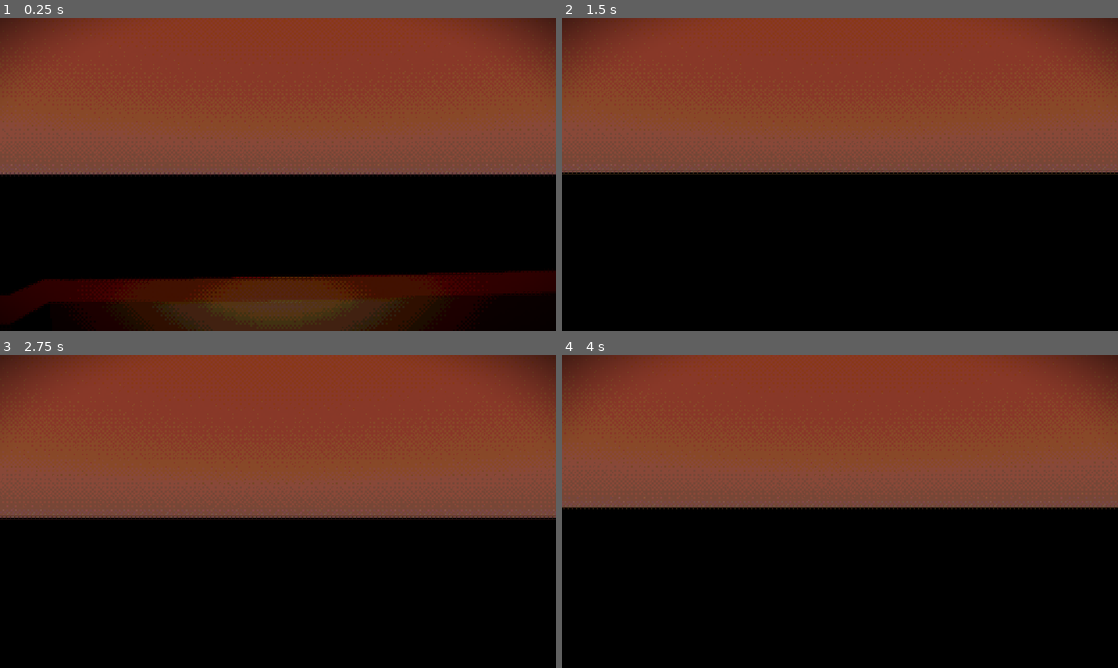
Above: before the commit, frames 1-4 (two rows, left to right).
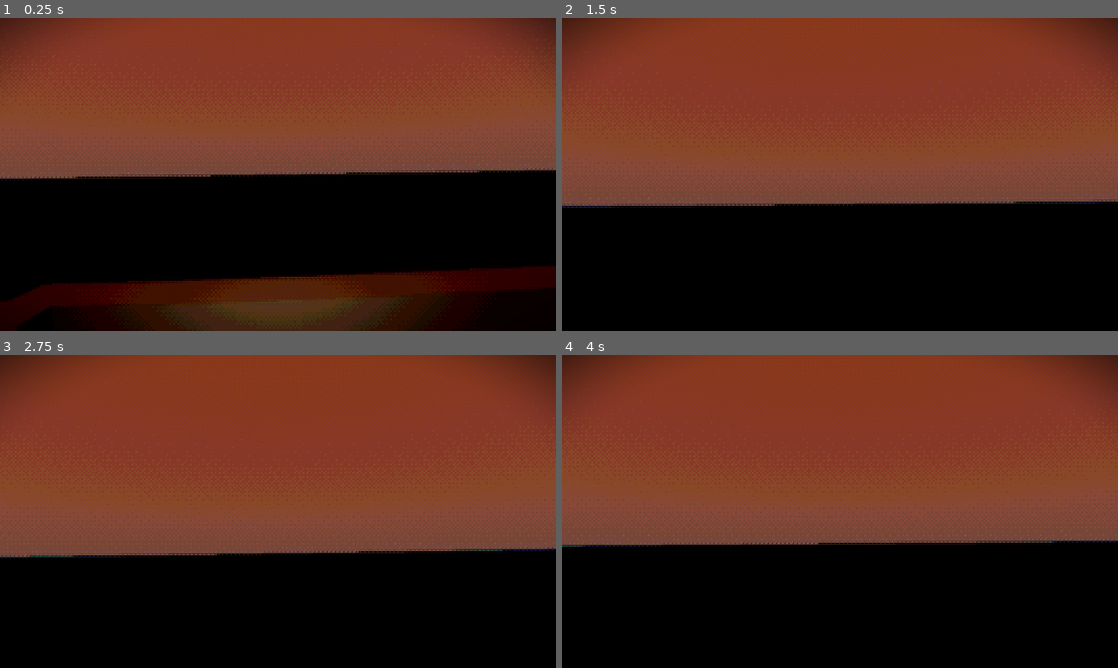
Above: after the commit, the same moments.

Repository: Floorban/HorrorBalloon
Game: Godot game, scene res://Game/World/main.tscn
Two runs of this game, one before a commit and one after it. Both use one fixed random seed, a clock stepped at 60 frames per second and the inputs below.
Inputs (mouse positions are in pixels of both pictures, inside the frame that each line leads up to):
- Up to frame 1 (0.25 s): no input
- Up to frame 2 (1.5 s): move the mouse to (867, 174) at 0.52 s; hold E (interaction) 0.53-1.28 s; hold W (move_forward) from 0.53 s (still down); move the mouse to (812, 174) at 1.27 s; right-click (812, 174) at 1.35 s
- Up to frame 3 (2.75 s): keep holding W (move_forward); tap E (interaction) at 1.55, 2.3 s; move the mouse to (289, 505) at 2.02 s; press the mouse at (289, 505) at 2.03 s
- Up to frame 4 (4 s): keep holding W (move_forward); tap Enter at 2.75 s; move the mouse to (834, 517) at 2.77 s; release the mouse at (834, 517) at 2.78 s; tap E (interaction) at 2.85 s; move the mouse to (878, 514) at 3.52 s; hold E (interaction) from 3.53 s (still down)

The runs differ from the first frame. In frame 1, 2.2% of the frame differs, in the area x 0-100%, y 48-100%; in frame 2, 11%; in frame 3, 12%; in frame 4, 12%, in the area x 0-100%, y 48-62%.

Commit message:
interactable physics in balloon

Diff:
--- a/Game/Balloon/balloon.tscn
+++ b/Game/Balloon/balloon.tscn
@@ -41,21 +41,23 @@
 transform = Transform3D(-4.371139e-09, 0, 1.1, 0, 0.2, 0, -0.1, 0, -4.8082526e-08, 0, 0.1, -0.5)
 mesh = SubResource("BoxMesh_35dws")
 
-[node name="Col_Bottom" type="CollisionShape3D" parent="."]
+[node name="StaticBody3D" type="StaticBody3D" parent="Mesh"]
+
+[node name="Col_Bottom" type="CollisionShape3D" parent="Mesh/StaticBody3D"]
 shape = SubResource("BoxShape3D_euxwi")
 
-[node name="Col_Side_1" type="CollisionShape3D" parent="."]
+[node name="Col_Side_1" type="CollisionShape3D" parent="Mesh/StaticBody3D"]
 transform = Transform3D(1, 0, 0, 0, 1, 0, 0, 0, 1, 0.5, 0.2, 0)
 shape = SubResource("BoxShape3D_35dws")
 
-[node name="Col_Side_2" type="CollisionShape3D" parent="."]
+[node name="Col_Side_2" type="CollisionShape3D" parent="Mesh/StaticBody3D"]
 transform = Transform3D(1, 0, 0, 0, 1, 0, 0, 0, 1, -0.5, 0.2, 0)
 shape = SubResource("BoxShape3D_35dws")
 
-[node name="Col_Side_3" type="CollisionShape3D" parent="."]
+[node name="Col_Side_3" type="CollisionShape3D" parent="Mesh/StaticBody3D"]
 transform = Transform3D(-4.371139e-08, 0, 1, 0, 1, 0, -1, 0, -4.371139e-08, 0, 0.2, 0.5)
 shape = SubResource("BoxShape3D_35dws")
 
-[node name="Col_Side_4" type="CollisionShape3D" parent="."]
+[node name="Col_Side_4" type="CollisionShape3D" parent="Mesh/StaticBody3D"]
 transform = Transform3D(-4.371139e-08, 0, 1, 0, 1, 0, -1, 0, -4.371139e-08, 0, 0.2, -0.5)
 shape = SubResource("BoxShape3D_35dws")
--- a/Game/Balloon/balloon_controller.gd
+++ b/Game/Balloon/balloon_controller.gd
@@ -1,20 +1,22 @@
 extends RigidBody3D
 class_name BalloonController
 
-@export var lift_force := 10.0
+@export var lift_force := 1.0
 @export var down_force := 1.0
-@export var horizontal_force := 1.0
+@export var horizontal_force := 0.5
 
 @onready var mesh: Node3D = $Mesh
 @export var max_tilt_angle := 25.0
 var tilt_tween : Tween
 
 var player : PlayerController
+var prev_velocity: Vector3 = Vector3.ZERO
 
 func _ready() -> void:
 	player = get_tree().get_first_node_in_group("player")
 
-func _physics_process(_delta: float):
+func _physics_process(delta: float):
+	var before_vel = linear_velocity
 	# vertical movement
 	if Input.is_action_pressed("heat_up"):
 		apply_central_force(Vector3.UP * lift_force)
@@ -22,6 +24,12 @@
 		apply_central_force(Vector3.DOWN * down_force)
 	# horizontal movement based on player position
 	_apply_horizontal_force()
+	# compute acceleration of balloon
+	var after_vel = linear_velocity
+	var accel = (after_vel - before_vel) / delta
+	_apply_inertia_to_children(accel)
+
+	prev_velocity = after_vel
 
 func _player_relative_pos() -> Vector3:
 	return player.global_position - global_position
@@ -48,4 +56,14 @@
 		tilt_tween.kill()
 
 	tilt_tween = create_tween().set_trans(Tween.TRANS_SINE).set_ease(Tween.EASE_OUT)
-	tilt_tween.tween_property(mesh, "rotation", target_rot, 0.4)
+	tilt_tween.tween_property(mesh, "rotation", target_rot, 0.3)
+
+	if player:
+		player.apply_sway(target_rot)
+
+func _apply_inertia_to_children(accel: Vector3):
+	for child in get_children():
+		if child is RigidBody3D:
+			child.apply_central_force(accel * child.mass * 10.0)
+			var tilt_down = -global_transform.basis.y
+			child.apply_central_force(tilt_down * 2.0)
--- a/Game/Interactable/interactable.gd
+++ b/Game/Interactable/interactable.gd
@@ -1,6 +1,7 @@
 class_name Interactable
-extends RigidBody3D
+extends CharacterBody3D
 
+const GRAVITY = 5.0
 var player : PlayerController
 
 @onready var mesh: MeshInstance3D = $Mesh
@@ -22,5 +23,19 @@
 	collision.disabled = player == get_parent()
 	outline_mesh.visible = selected and not player == get_parent()
 
+
+
+func _physics_process(delta: float) -> void:
+	if player == get_parent(): return
+
+	if not is_on_floor():
+		velocity.y -= GRAVITY * delta
+		move_and_slide()
+
+	var balloon = get_parent()
+	if balloon is BalloonController:
+		var up = balloon.get_child(0).global_transform.basis.y
+		look_at(global_position + up, balloon.global_transform.basis.z)
+
 func _set_selected(obj):
 	selected = self == obj
--- a/Game/Interactable/interactable.tscn
+++ b/Game/Interactable/interactable.tscn
@@ -24,7 +24,7 @@
 
 [sub_resource type="BoxShape3D" id="BoxShape3D_tw14q"]
 
-[node name="Interactable" type="RigidBody3D"]
+[node name="Interactable" type="CharacterBody3D"]
 script = ExtResource("1_tw14q")
 
 [node name="Mesh" type="MeshInstance3D" parent="."]
--- a/Game/Player/player_controller.gd
+++ b/Game/Player/player_controller.gd
@@ -7,6 +7,7 @@
 @onready var carry_obj_marker: Marker3D = $CarryObjMarker
 var carried_obj : Interactable
 
+@onready var camera: Camera3D = $Head/Camera3D
 @onready var camera_controller_anchor: Marker3D = $CamAnchor
 
 func _physics_process(_delta: float) -> void:
@@ -26,7 +27,7 @@
 
 func _input(event: InputEvent) -> void:
 	if event.is_action_pressed("interaction") and carried_obj:
-		carried_obj.reparent(get_tree().current_scene)
+		carried_obj.reparent(get_tree().get_first_node_in_group("balloon"))
 		carried_obj = null
 
 func _check_interactable(ray: RayCast3D):
@@ -43,3 +44,7 @@
 
 	await get_tree().create_timer(.1).timeout
 	carried_obj = obj
+
+func apply_sway(tilt: Vector3):
+	var sway = Vector3(-tilt.x * 0.7, 0.0, -tilt.z * 0.7)
+	camera.rotation = camera.rotation.lerp(sway, 0.1)
--- a/Game/World/main.tscn
+++ b/Game/World/main.tscn
@@ -116,12 +116,11 @@
 size = Vector3(0.14355469, 1, 0.123046875)
 material = ExtResource("2_j8sk2")
 
-[node name="Interactable" parent="." instance=ExtResource("4_n4swq")]
-transform = Transform3D(1, 0, 0, 0, 1, 0, 0, 0, 1, -0.106859505, 0.30097383, 0.25387704)
-mass = 0.1
-
 [node name="Balloon" parent="." instance=ExtResource("2_gw050")]
 mass = 10.0
 
 [node name="Player" parent="Balloon" instance=ExtResource("3_n4swq")]
 transform = Transform3D(1, 0, 0, 0, 1, 0, 0, 0, 1, -0.06570244, 0.3282323, 0)
+
+[node name="Interactable" parent="Balloon" instance=ExtResource("4_n4swq")]
+transform = Transform3D(1, 0, 0, 0, 1, 0, 0, 0, 1, -0.106859505, 0.13720971, 0.25387704)
